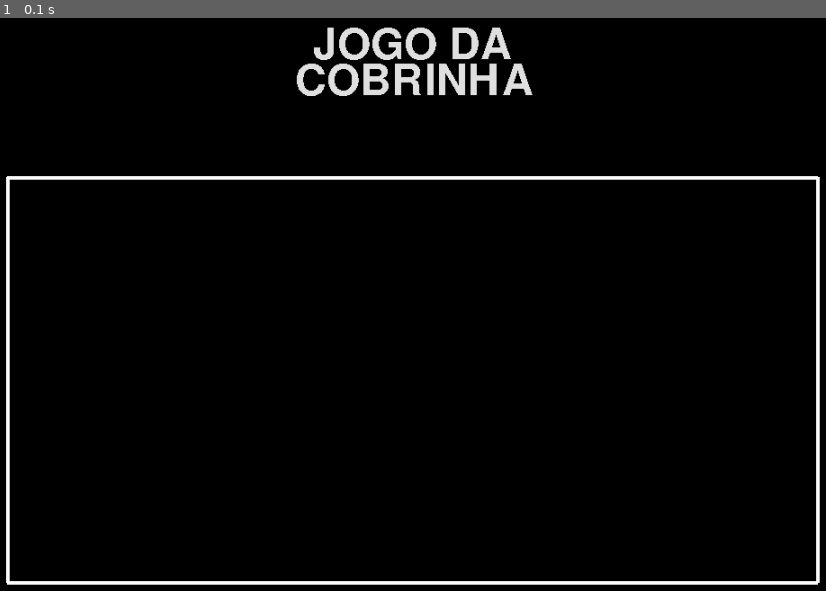
Above: before the commit, frame 1.
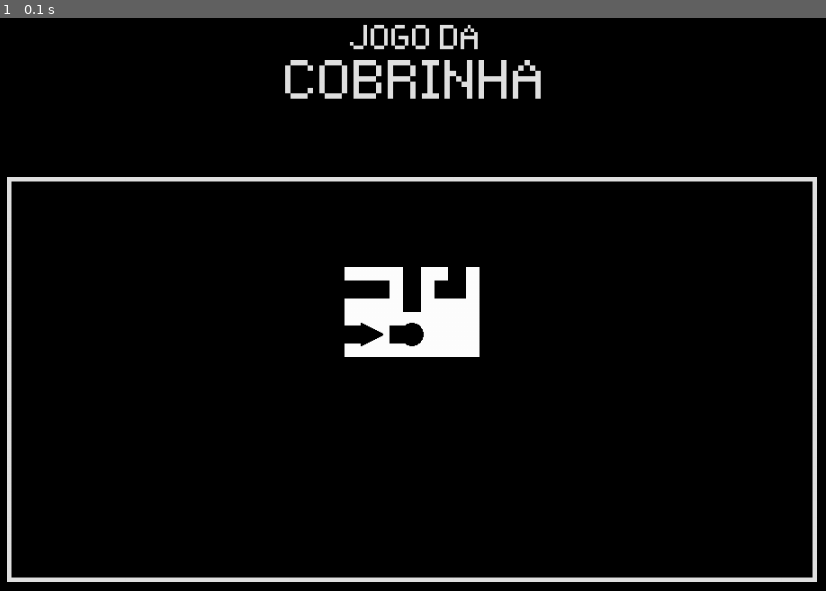
Above: after the commit, the same moment.

Repository: GiovanniDaldegan/jogo-da-cobrinha-pygame
Game: pygame game, started from scripts/main.py
The game is run twice, just before and just after one commit, with the same random seed, the same clock (stepped at 60 frames per second) and the same inputs.
Inputs:
- Up to frame 1 (0.1 s): no input

The runs differ from the first frame. In frame 1, 7.2% of the frame differs, in the area x 0-100%, y 1-99%.

Commit message:
12/07 - sistema de renderização
A modularização foi iniciada e agora existe um sistema de renderização.

O módulo responsável por desenhar na tela é o `render.py`, e com ele foram criados outros que guardam classes para facilitar a criação de objetos em cenas.

Agora, é possível facilmente adicionar sprites, textos, retângulos e linhas à cena.

Nos próximos dias quero trabalhar no sistema de `input`, criar um sistema de registro e acesso de arquivos JSON (pouco profissional, mas fácil), para gravar as configurações do jogo.

Diff:
--- /dev/null
+++ b/scripts/fonts.py
@@ -0,0 +1,9 @@
+import pygame
+
+# Até que eu econtre uma forma de inicializar fontes
+# sem ser no script principal, esse arquivo é inútil
+
+small_title_font = pygame.font.Font("C:/Users/Daldegan/Giovanni/Github/jogo-da-cobrinha-pygame/source/fonts/Pixeltype.ttf", 60)
+title_font = pygame.font.Font("C:/Users/Daldegan/Giovanni/Github/jogo-da-cobrinha-pygame/source/fonts/Pixeltype.ttf", 100)
+
+# SETTINGS["TEXT_SIZES"][1]
--- a/scripts/main.py
+++ b/scripts/main.py
@@ -1,35 +1,57 @@
-import sys, pygame
+import sys, pygame, json
+import render
+from objects import text, sprite, line, rectangle, polygon
+
 
 SETTINGS = {
 	"FPS": 60,
 	"SIZE": (1000, 700),
 	"GRID_SIZE": 50,
-	"TEXT_SIZES": (70, 45, 25)
+	"TEXT_SIZES": (100, 60, 40)
 	#"MAP_SIZE": (900, 0)
 }
 
+COLORS = {
+	"light-gray": (225,225,225),
+
+}
+
 pygame.init()
-WINDOW = pygame.display.set_mode(SETTINGS["SIZE"])
+
+SCREEN = pygame.display.set_mode(SETTINGS["SIZE"])
 pygame.display.set_caption("Jogo da Cobrinha")
-
 clock = pygame.time.Clock()
 
-title_font = pygame.font.Font(None, SETTINGS["TEXT_SIZES"][0])
+# Fonts
+small_title_font = pygame.font.Font("C:/Users/Daldegan/Giovanni/Github/jogo-da-cobrinha-pygame/source/fonts/Pixeltype.ttf", SETTINGS["TEXT_SIZES"][1])
+title_font = pygame.font.Font("C:/Users/Daldegan/Giovanni/Github/jogo-da-cobrinha-pygame/source/fonts/Pixeltype.ttf", SETTINGS["TEXT_SIZES"][0])
 
 
-def draw_window(WINDOW):
-	WINDOW.fill((0,0,0))
+title = text.Text(
+	(
+		{ "font": small_title_font, "content":"JOGO DA", "pos": (504, 50), "color": COLORS["light-gray"] },
+		{ "font": title_font, "content": "COBRINHA", "pos": (504, 100), "color": COLORS["light-gray"] }
+	)
+)
+snek = sprite.Sprite("C:/Users/Daldegan/Giovanni/Github/jogo-da-cobrinha-pygame/source/graphics/snake.png", (500, 350))
+r0 = rectangle.Rectangle(COLORS["light-gray"], (50, 200), (900, 450), 5)
 
-	title_surface0 = title_font.render("JOGO DA", False, (225, 225, 225))
-	title_surface1 = title_font.render("COBRINHA", False, (225, 225, 225))
 
-	WINDOW.blit(title_surface0, (390, 30))
-	WINDOW.blit(title_surface1, (370, 70))
+layers = [[r0, title, snek], []]
 
-	pygame.draw.line(WINDOW, (255,255,255), (50, 200), (950, 200), 4)
-	pygame.draw.line(WINDOW, (255,255,255), (950, 200), (950, 650), 4)
-	pygame.draw.line(WINDOW, (255,255,255), (950, 650), (50, 650), 4)
-	pygame.draw.line(WINDOW, (255,255,255), (50, 650), (50, 200), 4)
+def draw_SCREEN(SCREEN):
+	SCREEN.fill((0,0,0))
+
+	# title_surface0 = small_title_font.render("JOGO DA", False, "White")
+	# title_surface1 = title_font.render("COBRINHA", False, "White")
+
+	# SCREEN.blit(title_surface0, (427, 30))
+	# SCREEN.blit(title_surface1, (357, 70))
+
+	pygame.draw.line(SCREEN, (255,255,255), (50, 200), (950, 200), 4)
+	pygame.draw.line(SCREEN, (255,255,255), (950, 200), (950, 650), 4)
+	pygame.draw.line(SCREEN, (255,255,255), (950, 650), (50, 650), 4)
+	pygame.draw.line(SCREEN, (255,255,255), (50, 650), (50, 200), 4)
 
 	pygame.display.update()
 
@@ -44,7 +66,9 @@
 		for event in events:
 			if event.type == pygame.QUIT: run = False
 
-		draw_window(WINDOW)
+		# draw_SCREEN(SCREEN)
+		render.render_scene(SCREEN, layers)
+
 		clock.tick(SETTINGS["FPS"])
 
 	pygame.quit()
--- /dev/null
+++ b/scripts/objects/line.py
@@ -0,0 +1,6 @@
+class Line():
+	def __init__(self, color, start, end, width):
+		self.color = color
+		self.start = start
+		self.end = end
+		self.width = width
--- /dev/null
+++ b/scripts/objects/polygon.py
@@ -0,0 +1,9 @@
+# INCOMPLETO
+
+class Polygon():
+	def __init__(self, vertices, color, pos=(0,0)):
+		super().__init__()
+
+		for v in range(vertices):
+			self[f"v{v}"] = vertices[v]
+		self.color = color
--- /dev/null
+++ b/scripts/objects/rectangle.py
@@ -0,0 +1,8 @@
+import pygame
+
+class Rectangle():
+	def __init__(self, color, topleft, size, width):
+
+		self.color = color
+		self.rect = pygame.Rect(topleft, size)
+		self.width = width
--- /dev/null
+++ b/scripts/objects/sprite.py
@@ -0,0 +1,8 @@
+import pygame
+
+class Sprite():
+	def __init__(self, path, pos=(0,0)):
+		super().__init__()
+
+		self.surface = pygame.image.load(path).convert_alpha()
+		self.rect = self.surface.get_rect(center = pos)
--- /dev/null
+++ b/scripts/objects/text.py
@@ -0,0 +1,10 @@
+class Text():
+	def __init__(self, lines):
+		super().__init__()
+
+		self.lines = []
+		self.rects = []
+
+		for l in range(len(lines)):
+			self.lines.append(lines[l]["font"].render(lines[l]["content"], False, lines[l]["color"]))
+			self.rects.append(self.lines[l].get_rect(center = lines[l]["pos"]))
--- /dev/null
+++ b/scripts/render.py
@@ -0,0 +1,27 @@
+import pygame
+# from ..scripts.main import SETTINGS
+
+
+def render_scene(SCREEN, layers):
+	SCREEN.fill("#000000")
+
+	for layer in layers:
+		for obj in layer:
+			obj_class = type(obj).__name__
+
+			if obj_class == "Sprite":
+				SCREEN.blit(obj.surface, obj.rect.topleft)
+
+			elif obj_class == "Line":
+				pygame.draw.line(SCREEN, obj.color, obj.start, obj.end, obj.width)
+
+			elif obj_class == "Rectangle":
+				pygame.draw.rect(SCREEN, obj.color, obj.rect, obj.width)
+
+			elif obj_class == "Text":
+				for l in range(len(obj.lines)):
+					SCREEN.blit(obj.lines[l], obj.rects[l])
+
+
+
+	pygame.display.update()
Empty file added: scripts/scenes/game.py
Empty file added: scripts/scenes/menu.py
Empty file added: settings.json
Binary file added: source/fonts/Pixeltype.ttf
